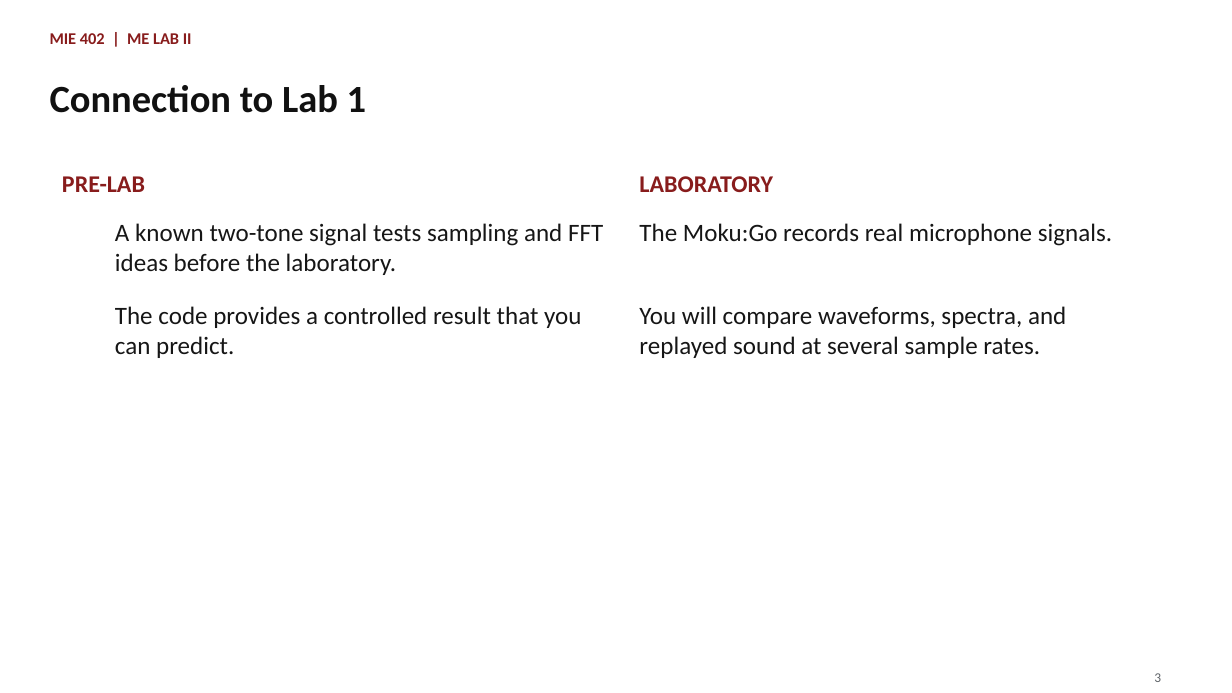
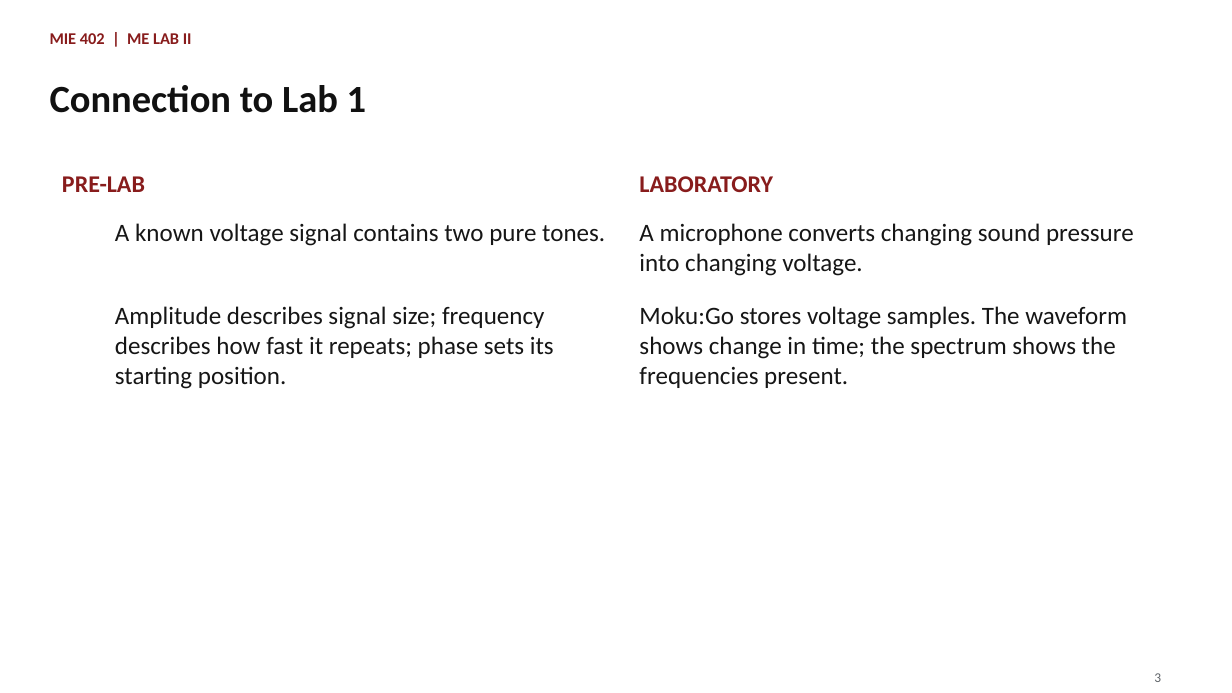
Before and after one commit to Ehsan-Roohi/MIE402-Lab, a slide deck: slide 3 of site/docs/MIE402_Lecture02_Sampling_Jupyter_PreLab1_Fall2026.pptx. Drawn at 1232x693 pixels with LibreOffice and Linux fonts; fonts in the diff are those of the drawing. Boxes give left, top, right and bottom in pixels: in the first picture for what was removed or moved away, otherwise in the second. Text is boxed around its words. In the diff, an @@ line names an element or a change of style, - is before the commit and + after.

```diff
--- a/site/docs/MIE402_Lecture02_Sampling_Jupyter_PreLab1_Fall2026.pptx
+++ b/site/docs/MIE402_Lecture02_Sampling_Jupyter_PreLab1_Fall2026.pptx
@@ text at box(115, 223, 605, 246): text changed @@
-A known two-tone signal tests sampling and FFT ideas before the laboratory.
+A known voltage signal contains two pure tones.
@@ text at box(639, 223, 1134, 276): text changed @@
-The Moku:Go records real microphone signals.
+A microphone converts changing sound pressure into changing voltage.
@@ text at box(115, 306, 554, 389): text changed @@
-The code provides a controlled result that you can predict.
+Amplitude describes signal size; frequency describes how fast it repeats; phase sets its starting position.
@@ text at box(639, 306, 1127, 388): text changed @@
-You will compare waveforms, spectra, and replayed sound at several sample rates.
+Moku:Go stores voltage samples. The waveform shows change in time; the spectrum shows the frequencies present.
```
Also in this commit, not shown: 17 other slides changed, 2 slides added, 11 other files.
